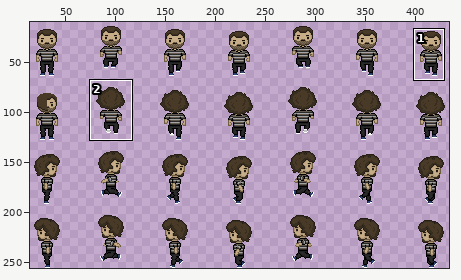
File history of a sprite sheet, build/assets/ibrahim.png. The first picture is a wide view before the edit; the outline marks the close-up.
Close-up. Before the commit:
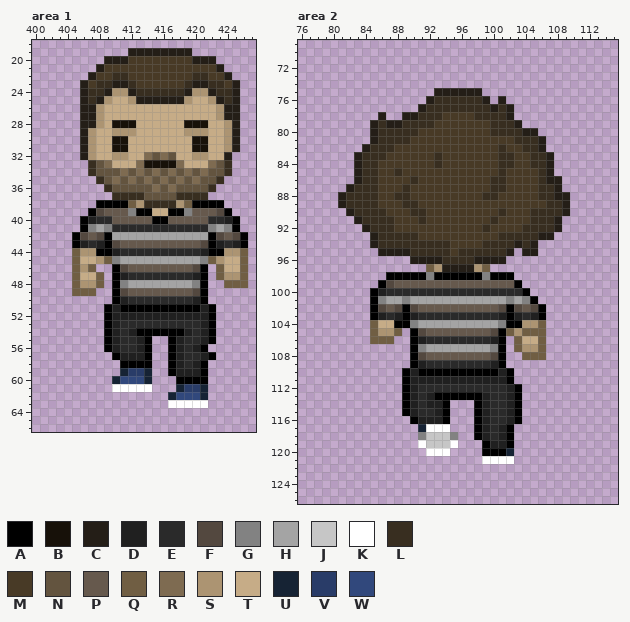
The file is 512x256 pixels. Colours within 5 levels of each other are drawn and written as one. Shown: area 1: x 400..427, y 18..66; area 2: x 76..115, y 69..126. The wide view leaves out empty margins. The commit also changed other parts of the picture, which this record leaves out.
Palette (. is transparent): A #000000  B #171109  C #241e17  D #202020  E #2a2a2a  F #53483f  G #828282  H #a4a4a4  J #c6c6c6  K #ffffff  L #382e20  M #483a26  N #63543f  P #66594d  Q #705e43  R #7e6b51  S #ac9472  T #c6ac87  U #162334  V #293c68  W #31487c
Now the later version:
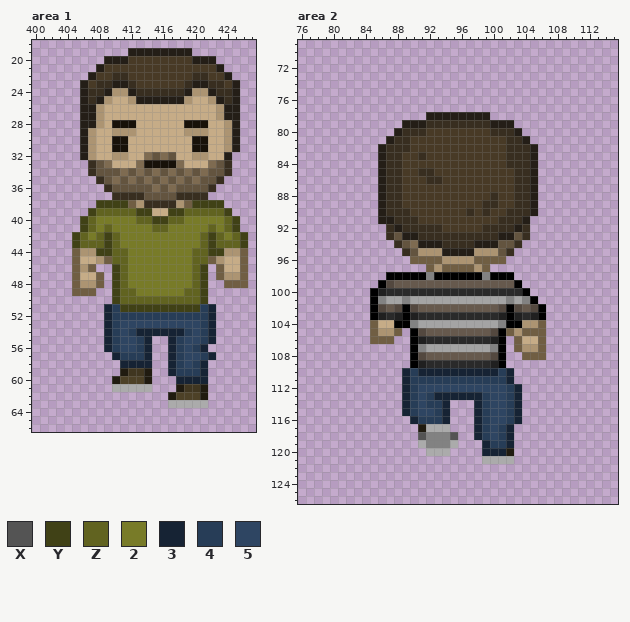
Colours new in this view: X #545454  Y #404116  Z #616320  2 #787b28  3 #162334  4 #273d57  5 #2e4562
What changed:
colour K: #ffffff -> #ababab
colour U: #162334 -> #201b10
colour V: #293c68 -> #403620
colour W: #31487c -> #4d4127
Changed rows in their new state; - is a pixel that keeps its letter.
Area 1:
first column x 405:
38 ---YYYY--------YYYY---
39 --YZZZZZYY--YYZZZZZY--
40 -YZ22222ZZYYZZ22222ZY-
41 -YZ2Z22222ZZ22222Z2ZY-
42 YZ2ZYZ2222222222ZYZ2ZY
43 YZZZYZ2222222222ZYZZZY
44 ---YYZZ22222222ZZYY---
45 -----ZZ22222222ZZ-----
46 -----YZ22222222ZY-----
47 -----YZ22222222ZY-----
48 -----YZ22222222ZY-----
49 -----YZZ222222ZZY-----
50 -----YZZZZZZZZZZY-----
51 ----34YYYYYYYYYY43----
52 ----34444444444443----
53 ----34555555555543----
54 ----34543333334543----
55 ----345543--345543----
56 ----345543--34543-----
57 -----34443--345543----
58 ------3333--34543-----
59 ------------34443-----
60 -------------3333-----
Area 2:
first column x 81:
 75 ------------......-----------
 76 -----------........-.--------
 77 ----------............-------
 78 -----.--...CCCCCCCC...-------
 79 ----....CCC-LLLLLLLCCC.------
 80 ----...C--L-----------C..----
 81 ----..C--------------L-C..---
 82 ---..C-LL-----------MLL-C.---
 83 --...CLL--L-M-------M-LLC..--
 84 --...CLL----M-------M-LLC..--
 85 --...CL---LL--------M-LLC..--
 86 --...CLL-M-LL------MM-LLC...-
 87 -....CLLM----------MM-LLC...-
 88 .....CL-M---------M---LLC....
 89 .....CLLMM--------LL--LLC....
 90 -....CLLLMM-----L-L-MLLLC....
 91 --...CCLLLM--------MLLLC....-
 92 ---...-CLLLLL------LLLC-....-
 93 ----..-NCCLLLLLLLLLLCCN-...--
 94 ----...-NRCCC-LLLCCCNNL..----
 95 -----...LNSSSCCCCSSSNL-..----
 96 ---------QQQQSSSSQQQQ--------
 97 -------------QQQQ------------
first column x 89:
110 34333333333343-
111 34444444444443-
112 345555555555543
113 345433333345543
114 345443---345543
115 345543---345543
116 -34443---345543
117 ---------34543-
118 --XGGGX--34543-
119 ---GGG----3443-
120 ----------333--
